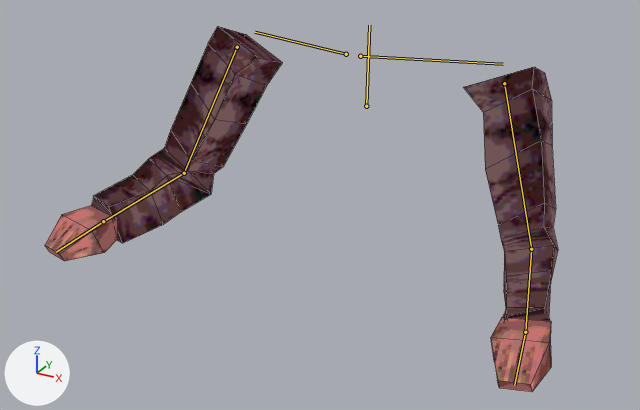
The Blender file meshes/entities/player_models/male_arms_model/male_arms_model.blend, before and after one commit.
Both versions are drawn from a 50 mm camera at (0.881, -1.827, 0.796) aimed at (0.028, -0.275, 0.02). Lighting does not change. The marker at lower left points along +X, +Y and +Z. Both versions are drawn at frame 1 of the action 'falling'; the numbers are the values there. The bones that bend it are drawn over the model as lines. Mesh edges are drawn as thin lines.
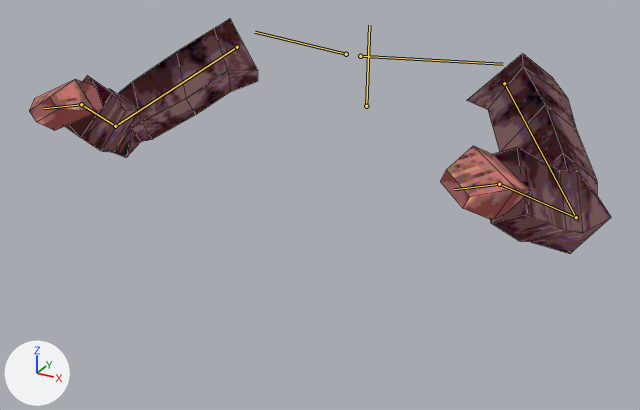
What differs and where, as boxes (x1, y1, x2, y2) in the pictures (640 x 410 px):
'Cube.001', posed (13% wider, 36% shorter)
    before: (45, 26, 558, 392)
    after: (29, 19, 611, 254)
bone 'upper_arm.L', root to tip
    before: (504, 83) to (531, 249)
    after: (504, 83) to (576, 217)
bone 'lowerarm.L', root to tip
    before: (531, 249) to (525, 332)
    after: (576, 217) to (499, 184)
bone 'hand.L', root to tip
    before: (525, 332) to (514, 385)
    after: (499, 184) to (454, 189)
bone 'upper_arm.R', root to tip
    before: (237, 47) to (184, 173)
    after: (237, 47) to (115, 126)
bone 'lowerarm.R', root to tip
    before: (184, 173) to (103, 221)
    after: (115, 126) to (81, 104)
bone 'hand.R', root to tip
    before: (103, 221) to (56, 252)
    after: (81, 104) to (44, 108)

The change in detail:
Bone 'upper_arm.L' (bone_upper_arm_l) turns from (18, -6, -9) to (41, -8, 18) degrees about its own x, y and z.
Bone 'lowerarm.L' (bone_lowerarm_l) turns from (49, -11, -6) to (78, 0, -22) degrees about its own x, y and z.
Bone 'hand.L' (bone_hand_l) turns from (-47, 95, -58) to (12, 29, 16) degrees about its own x, y and z.
Bone 'upper_arm.R' (bone_upper_arm_r) turns from (18, 6, 9) to (41, 8, -18) degrees about its own x, y and z.
Bone 'lowerarm.R' (bone_lowerarm_r) turns from (49, 11, 6) to (78, 0, 22) degrees about its own x, y and z.
Bone 'hand.R' (bone_hand_r) turns from (-47, -95, 58) to (12, -29, -16) degrees about its own x, y and z.
